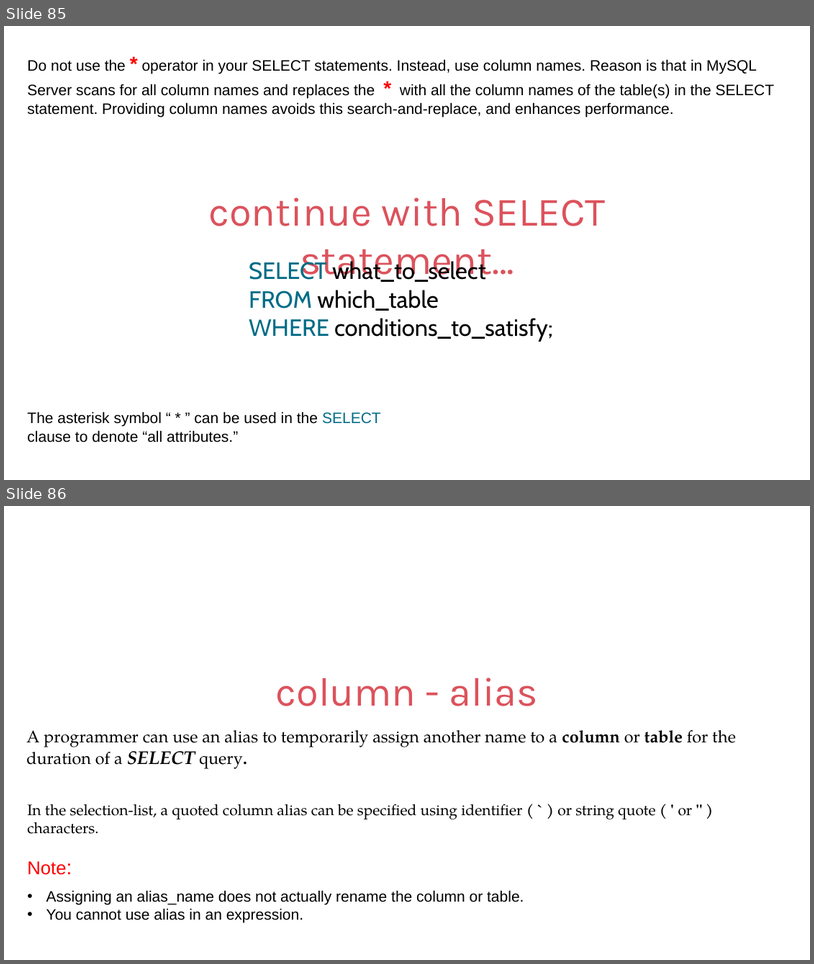
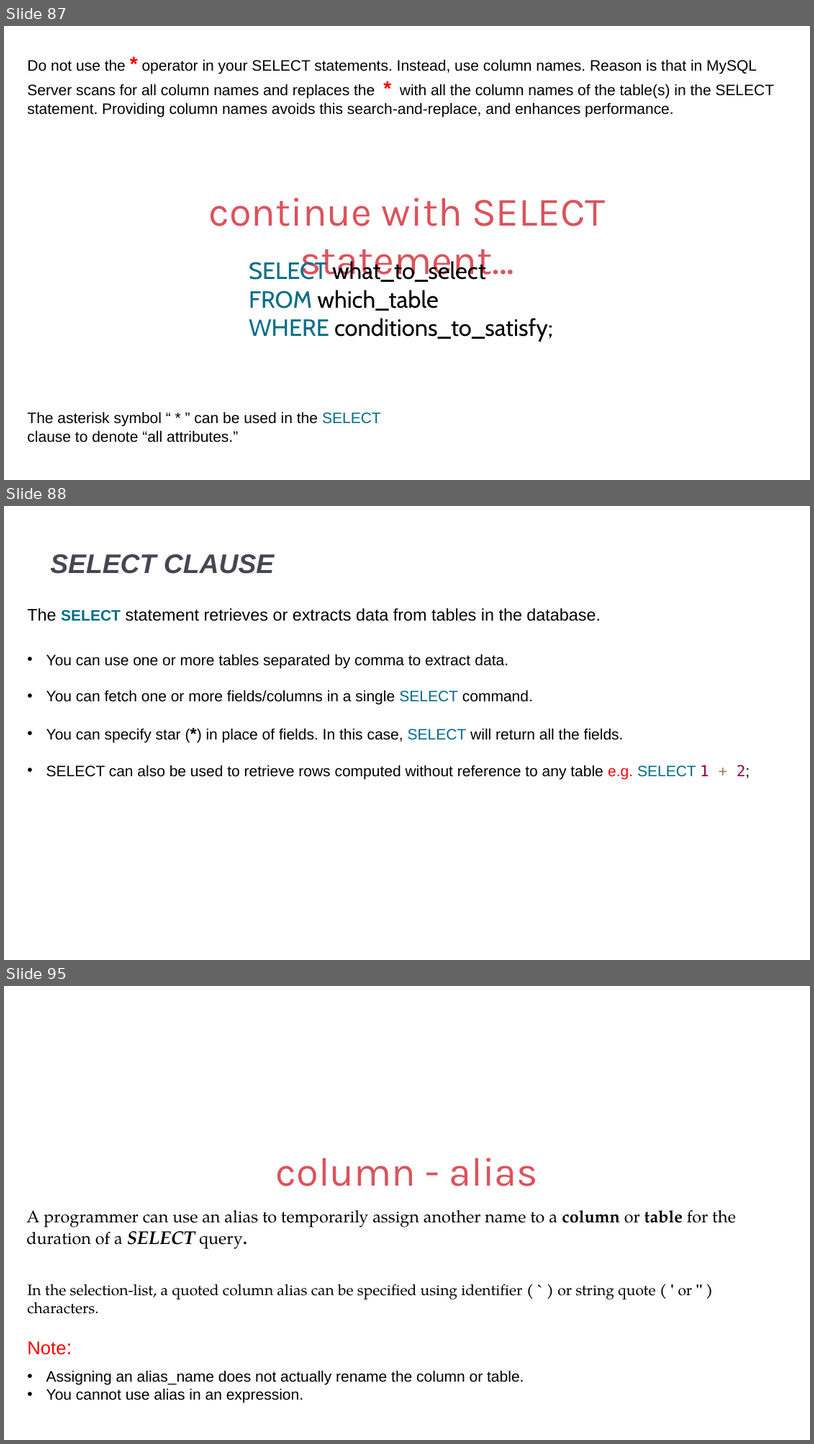
Before and after one commit to ABHAYB642/PG-DAC-All-Subjects, a slide deck: Database/IET MySQL PPT Ver9.pptx. Shown one above the other, each under a label of ours: slides 85 and 86 before the commit, slides 87, 88 and 95 after it; the slides between them are not shown. The pictures are 814x964 and 814x1444 pixels, drawn with LibreOffice and Linux fonts; fonts in the diff are those of the drawing. Boxes give left, top, right and bottom in pixels: in the first picture for what was removed or moved away, otherwise in the second. Text is boxed around its words. In the diff, an @@ line names an element or a change of style, - is before the commit and + after.

```diff
--- a/Database/IET MySQL PPT Ver9.pptx
+++ b/Database/IET MySQL PPT Ver9.pptx
@@ slide 88 added at bbox=[4, 506, 810, 960], background #FFFFFF @@
@@ title added at bbox=[50, 554, 274, 574], 32 pt, text #464653, bold, italic @@
+SELECT CLAUSE
@@ text added at bbox=[27, 608, 601, 621], 20 pt, text #000000 @@
+The SELECT statement retrieves or extracts data from tables in the database.
@@ text added at bbox=[46, 654, 750, 779], 18 pt, text #000000 @@
+• You can use one or more tables separated by comma to extract data.
+• You can fetch one or more fields/columns in a single SELECT command.
+• You can specify star (*) in place of fields. In this case, SELECT will return all the fields.
+• SELECT can also be used to retrieve rows computed without reference to any table e.g. SELECT 1 + 2;
@@ what was slide 85 is now slide 87 @@
@@ what was slide 86 is now slide 95 @@
```
Also in this commit, not shown: 4 slides changed, 83 other slides added.
